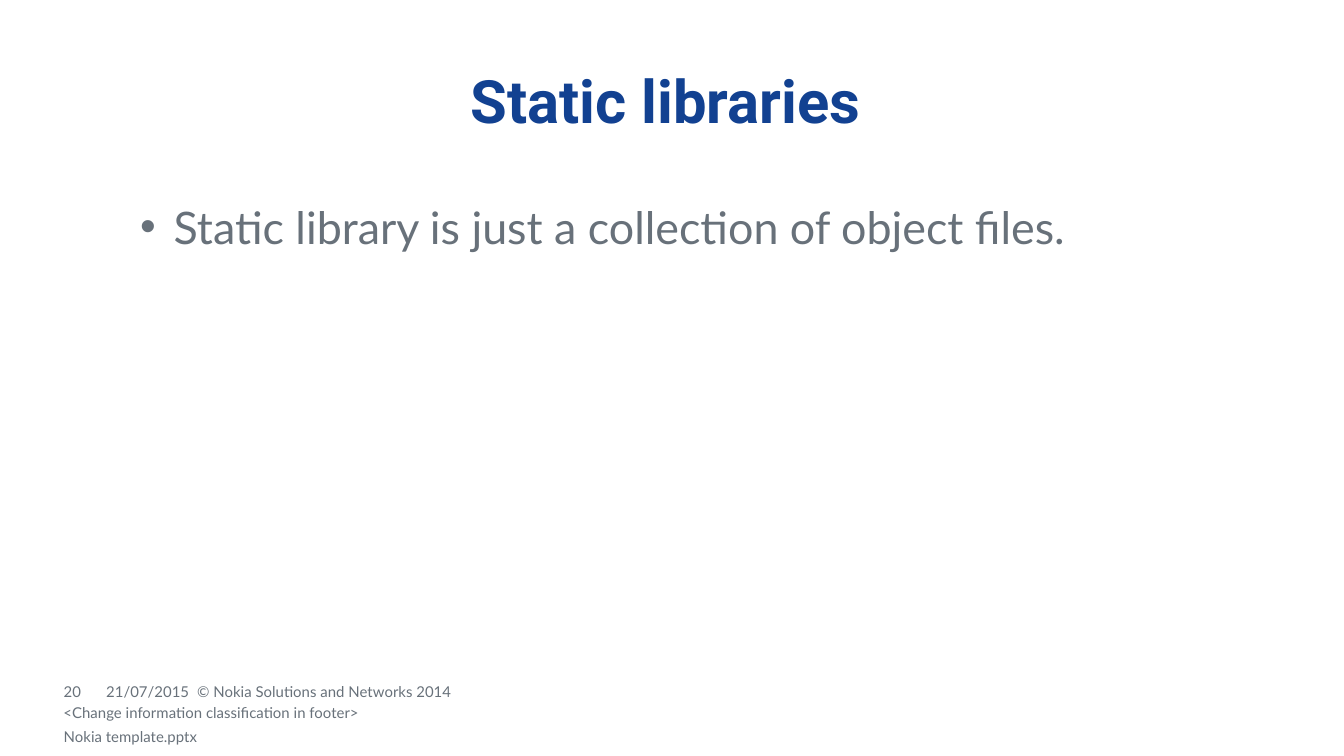
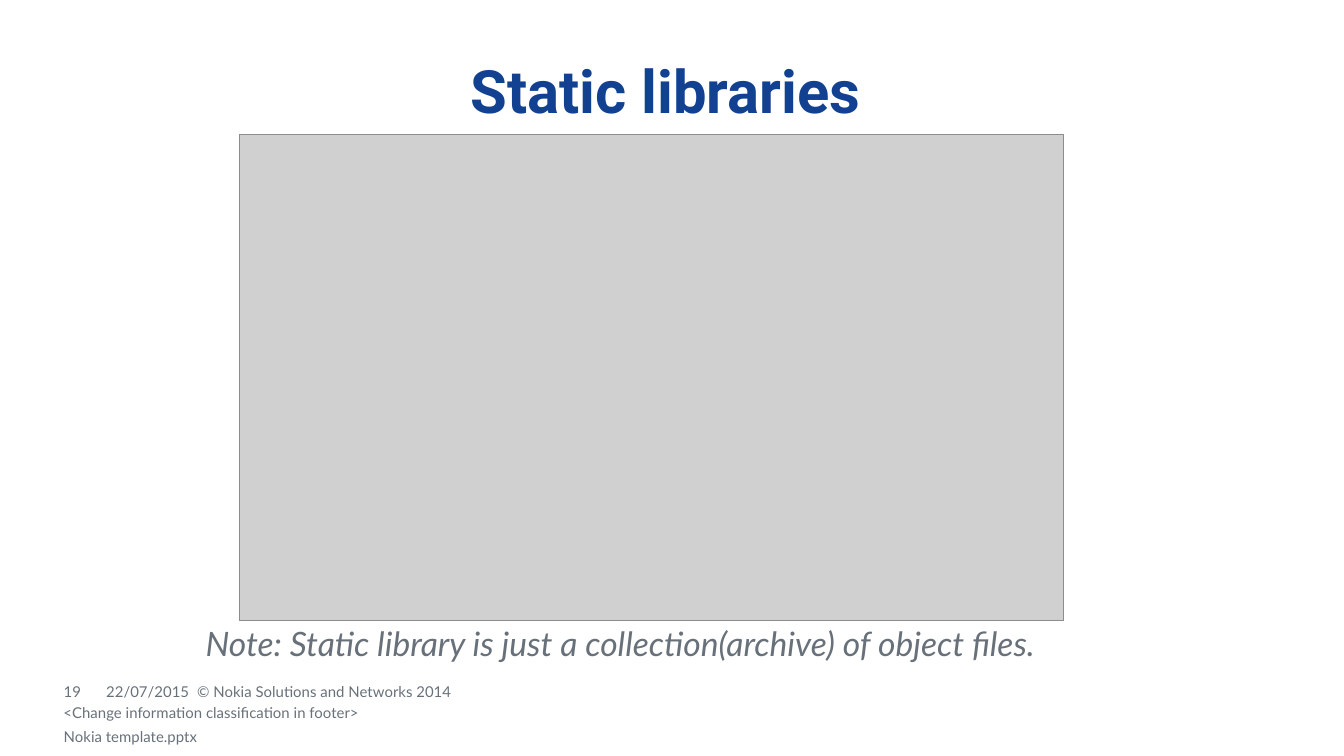
Before and after one commit to dendibakh/Linker, a slide deck: slide 19 of Diving into C++ linker.pptx (slide 20 before the commit). Drawn at 1344x756 pixels with LibreOffice and Linux fonts; fonts in the diff are those of the drawing; grey boxes stand for pictures; background and template pictures are left out. Boxes give left, top, right and bottom in pixels: in the first picture for what was removed or moved away, otherwise in the second. Text is boxed around its words. In the diff, an @@ line names an element or a change of style, - is before the commit and + after.

Commit message:
Added static library slides and example of throwing away unused code

```diff
--- a/Diving into C++ linker.pptx
+++ b/Diving into C++ linker.pptx
@@ title "Static libraries" moved from (x1=471, y1=78, x2=861, y2=124) to (x1=471, y1=68, x2=861, y2=114) @@
@@ picture added at (x1=239, y1=134, x2=1063, y2=621) @@
@@ text at (x1=206, y1=630, x2=1035, y2=662): text changed; size 24 to 18 pt; italic on @@
-  • Static library is just a collection of object files.
+  Note: Static library is just a collection(archive) of object files.
@@ page number at (x1=64, y1=686, x2=81, y2=697): text changed @@
-20
+19
@@ text at (x1=106, y1=686, x2=189, y2=698): text changed @@
-21/07/2015
+22/07/2015
```
Also in this commit, not shown: 25 other slides changed, 6 slides added, 10 other files.
